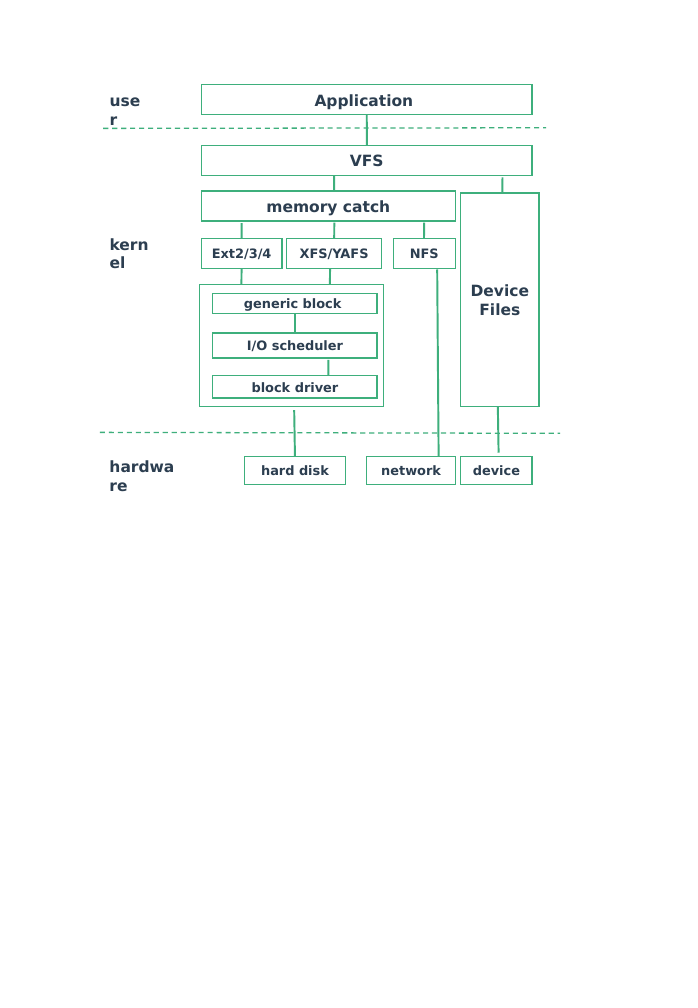
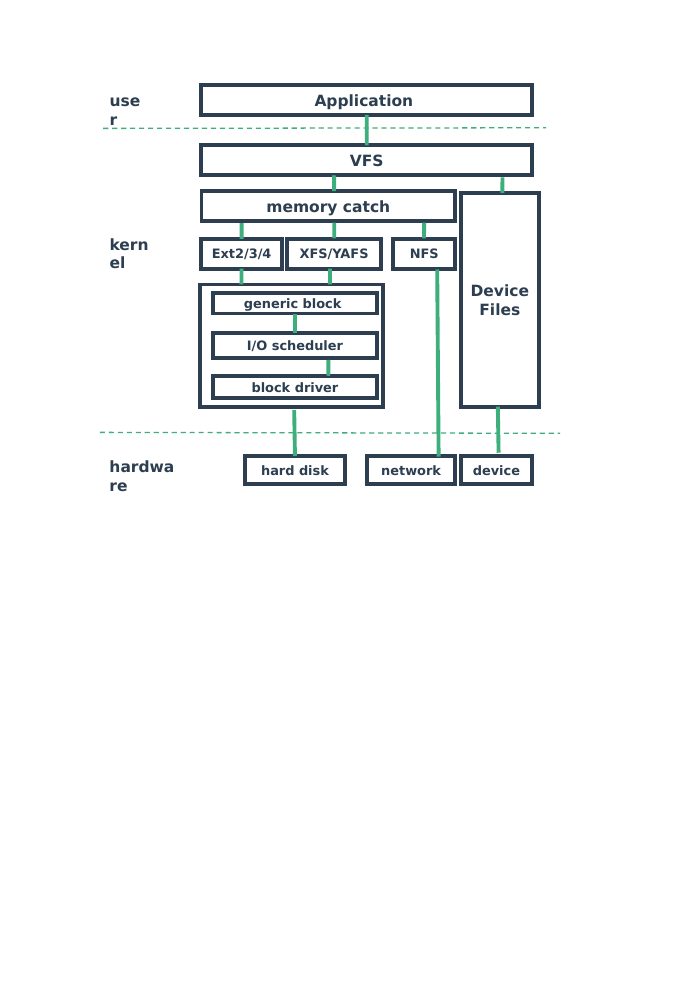
Before and after one commit to zaiqiang-dong/zaiqiang, a slide deck: slide 3 of picture/ppt/filesystem/filesystem.pptx. Drawn at 698x1008 pixels with LibreOffice and Linux fonts; fonts in the diff are those of the drawing. Boxes give left, top, right and bottom in pixels: in the first picture for what was removed or moved away, otherwise in the second. Text is boxed around its words. In the diff, an @@ line names an element or a change of style, - is before the commit and + after.

```diff
--- a/picture/ppt/filesystem/filesystem.pptx
+++ b/picture/ppt/filesystem/filesystem.pptx
@@ line (367, 114) - (367, 145): stroke #3EAF7C 1.5 pt to #3EAF7C 3 pt @@
@@ line (334, 175) - (334, 191): stroke #3EAF7C 1.5 pt to #3EAF7C 3 pt @@
@@ line (503, 178) - (503, 194): stroke #3EAF7C 1.5 pt to #3EAF7C 3 pt @@
@@ line (242, 223) - (242, 239): stroke #3EAF7C 1.5 pt to #3EAF7C 3 pt @@
@@ line (334, 222) - (334, 238): stroke #3EAF7C 1.5 pt to #3EAF7C 3 pt @@
@@ line (424, 222) - (424, 238): stroke #3EAF7C 1.5 pt to #3EAF7C 3 pt @@
@@ line (242, 269) - (241, 285): stroke #3EAF7C 1.5 pt to #3EAF7C 3 pt @@
@@ line (330, 269) - (330, 285): stroke #3EAF7C 1.5 pt to #3EAF7C 3 pt @@
@@ outline #3EAF7C 1 pt to #2C3E50 3 pt in 14 elements at [201,85,531,114], [201,145,531,175], [202,191,456,221], [201,239,282,269], [287,239,382,269], [393,239,455,269], [461,194,539,407], [213,293,378,314], [213,333,378,358], [213,376,378,398], [245,456,345,484], [461,456,532,484], [367,456,455,484], [200,285,383,407] @@
@@ line (437, 270) - (438, 457): stroke #3EAF7C 1.5 pt to #3EAF7C 3 pt @@
@@ line (295, 314) - (295, 333): stroke #3EAF7C 1.5 pt to #3EAF7C 3 pt @@
@@ line (329, 360) - (329, 376): stroke #3EAF7C 1.5 pt to #3EAF7C 3 pt @@
@@ line (294, 410) - (295, 456): stroke #3EAF7C 1.5 pt to #3EAF7C 3 pt @@
@@ line (498, 407) - (499, 452): stroke #3EAF7C 1.5 pt to #3EAF7C 3 pt @@
```
Also in this commit, not shown: 5 slides added, 11 other files.
